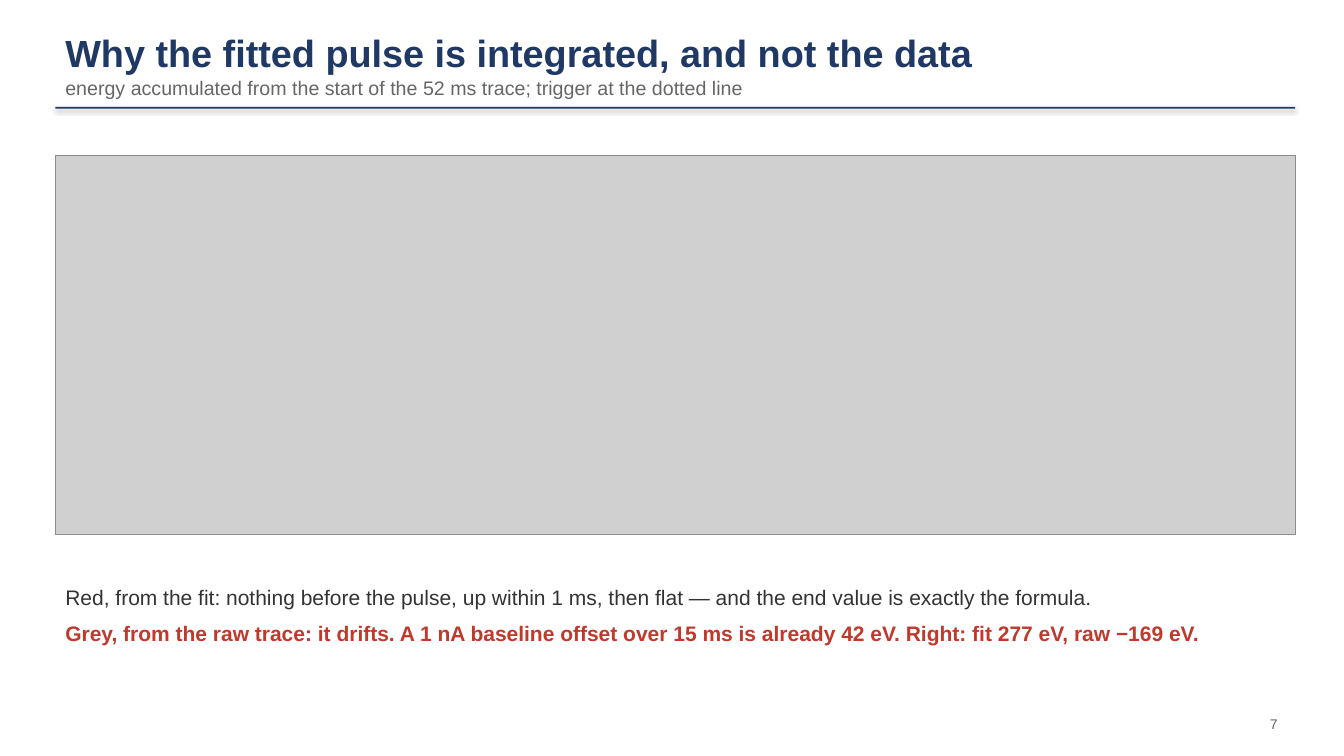
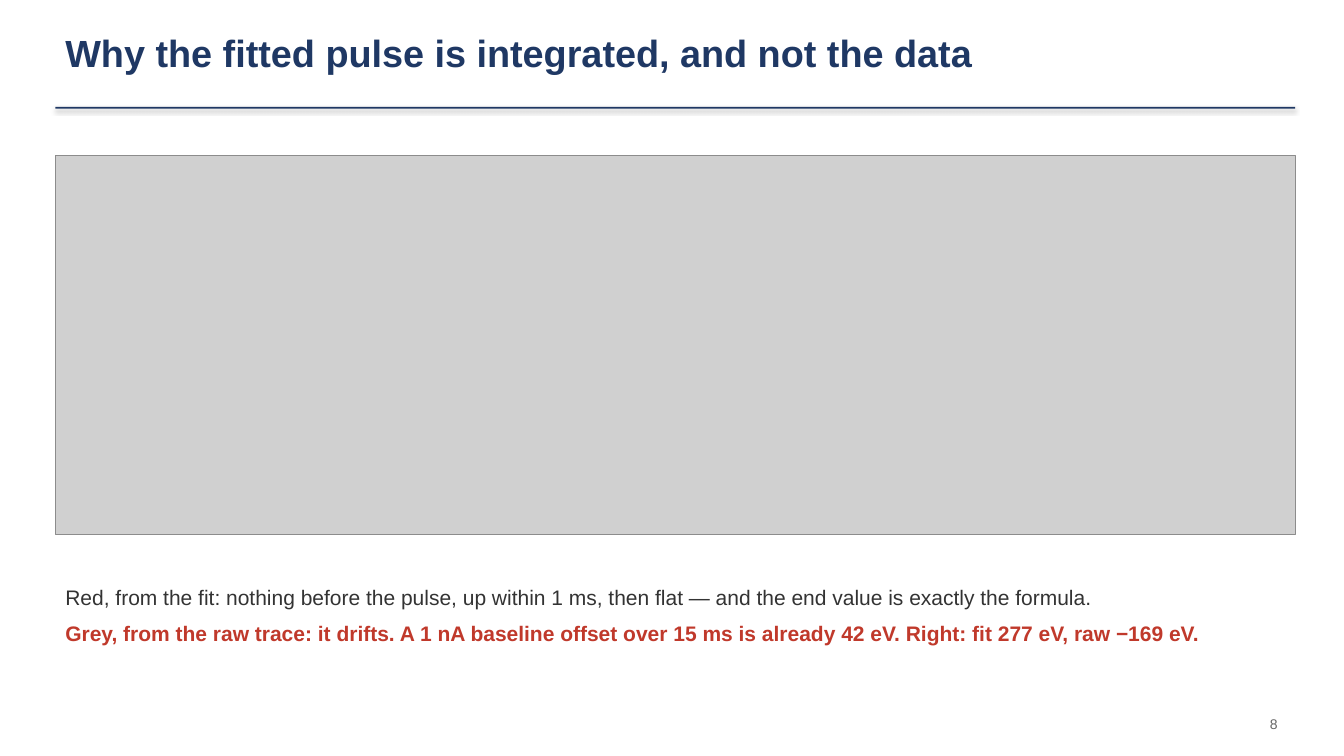
Before and after one commit to ZhihengLi0/urop, a slide deck: slide 8 of snolab/collection_efficiency/presentation/SNOLAB_R4_collection_efficiency_20260910.pptx (slide 7 before the commit). Drawn at 1344x756 pixels with LibreOffice and Linux fonts; fonts in the diff are those of the drawing; grey boxes stand for pictures. Boxes give left, top, right and bottom in pixels: in the first picture for what was removed or moved away, otherwise in the second. Text is boxed around its words. In the diff, an @@ line names an element or a change of style, - is before the commit and + after.

```diff
--- a/snolab/collection_efficiency/presentation/SNOLAB_R4_collection_efficiency_20260910.pptx
+++ b/snolab/collection_efficiency/presentation/SNOLAB_R4_collection_efficiency_20260910.pptx
@@ text at box(65, 81, 743, 99): paragraph removed @@
-energy accumulated from the start of the 52 ms trace; trigger at the dotted line
@@ text at box(1270, 719, 1278, 729): text changed @@
-7
+8
```
Also in this commit, not shown: 14 other slides changed, 1 slide added, 11 other files.
